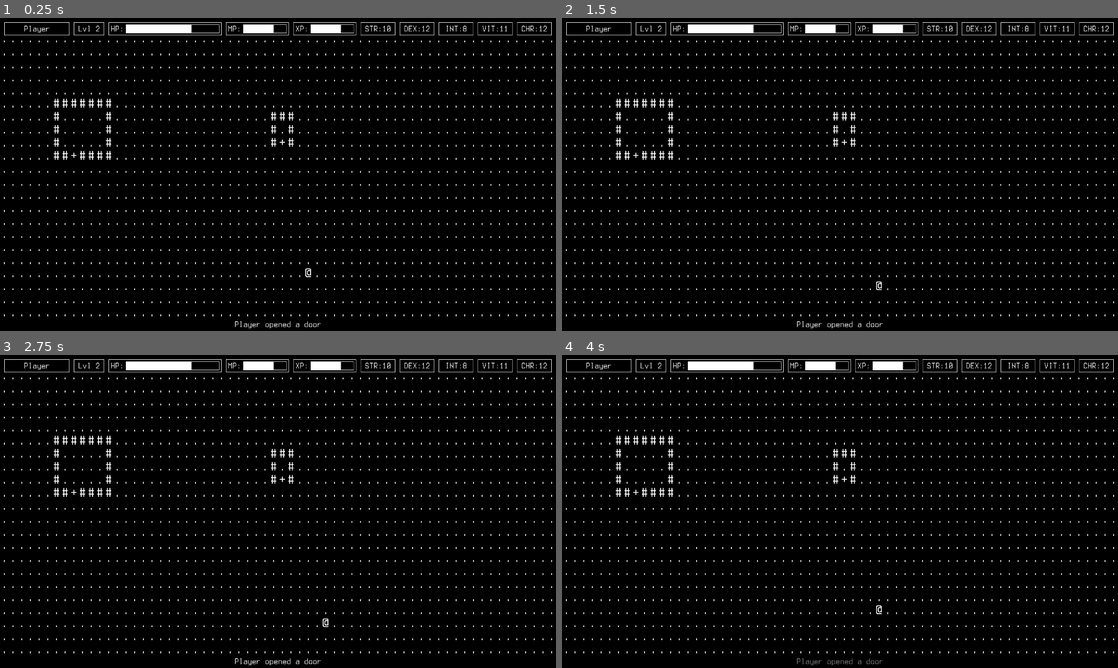
Above: before the commit, frames 1-4 (two rows, left to right).
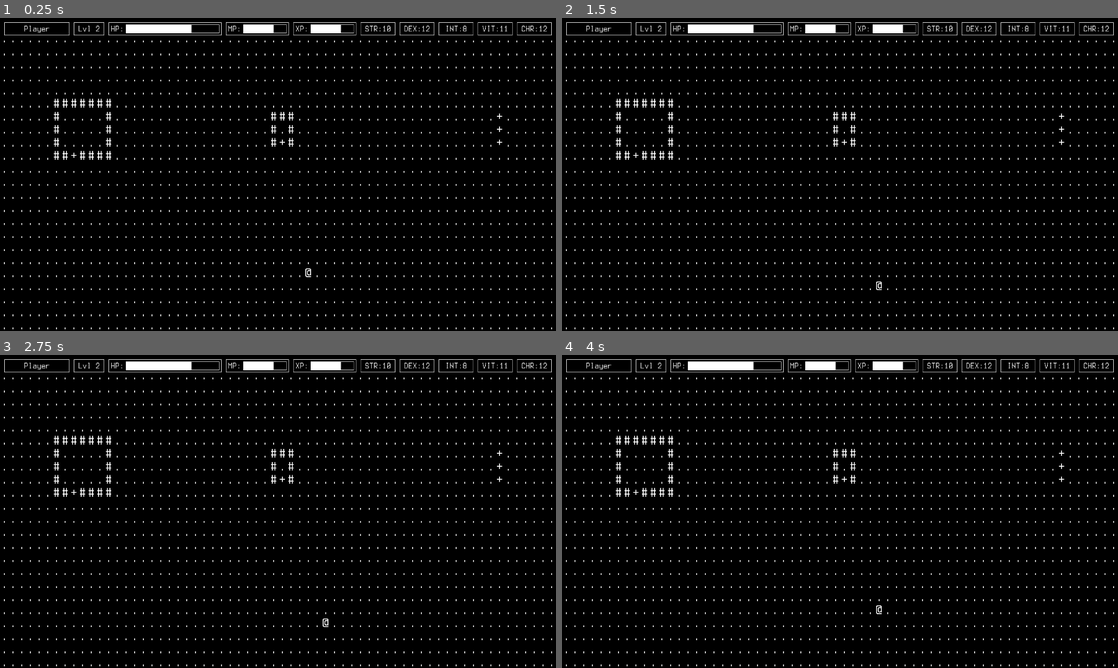
Above: after the commit, the same moments.

Repository: Coronyt/winternocte
Game: Godot game, scene res://game/world.tscn
The game is run twice, just before and just after one commit, with the same random seed, the same clock (stepped at 60 frames per second) and the same inputs.
Inputs:
- Up to frame 1 (0.25 s): no input
- Up to frame 2 (1.5 s): tap Enter at 0.5 s; hold Right (right) 0.53-1.28 s; tap Space at 1.25 s; hold Down (down) from 1.28 s (still down)
- Up to frame 3 (2.75 s): tap Enter at 2 s; release Down (down) at 2.03 s; hold Right (right) from 2.03 s (still down)
- Up to frame 4 (4 s): tap Space at 2.75 s; release Right (right) at 2.78 s; hold Up (up) 2.78-3.53 s; hold Left (left) from 3.53 s (still down)

The runs differ from the first frame. In frame 1, 0.3% of the frame differs, in the area x 0-100%, y 30-100%; in frame 2, 0.3%; in frame 3, 0.3%; in frame 4, 0.2%.

Commit message:
Opening door sends message to event log

Diff:
--- a/game/ui/log.tscn
+++ b/game/ui/log.tscn
@@ -1,7 +1,6 @@
-[gd_scene load_steps=3 format=3 uid="uid://13ivy26mprof"]
+[gd_scene load_steps=2 format=3 uid="uid://13ivy26mprof"]
 
 [ext_resource type="Script" uid="uid://d3i1gug1dcdky" path="res://src/game/ui/log.gd" id="1_snhvb"]
-[ext_resource type="PackedScene" uid="uid://c1udaga2s5dh5" path="res://game/ui/log_message.tscn" id="2_bwoix"]
 
 [node name="_log" type="Control"]
 layout_mode = 3
@@ -18,6 +17,3 @@
 offset_bottom = 40.0
 theme_override_constants/separation = 0
 alignment = 2
-
-[node name="_log_message" parent="_log_window" instance=ExtResource("2_bwoix")]
-layout_mode = 2
--- a/game/ui/log_message.tscn
+++ b/game/ui/log_message.tscn
@@ -55,7 +55,6 @@
 offset_bottom = 30.0
 theme_override_fonts/normal_font = ExtResource("1_uehj1")
 theme_override_font_sizes/normal_font_size = 20
-text = "Player opened a door"
 horizontal_alignment = 1
 vertical_alignment = 1
 
--- a/game/world.tscn
+++ b/game/world.tscn
@@ -1391,6 +1391,21 @@
 [node name="Door2" type="Node" parent="_entities"]
 script = ExtResource("6_sdcdd")
 pos_x = 32
+pos_y = 9
+
+[node name="Door3" type="Node" parent="_entities"]
+script = ExtResource("6_sdcdd")
+pos_x = 57
+pos_y = 7
+
+[node name="Door4" type="Node" parent="_entities"]
+script = ExtResource("6_sdcdd")
+pos_x = 57
+pos_y = 8
+
+[node name="Door5" type="Node" parent="_entities"]
+script = ExtResource("6_sdcdd")
+pos_x = 57
 pos_y = 9
 
 [node name="Player" type="Node" parent="_entities"]
--- a/src/entities/door.gd
+++ b/src/entities/door.gd
@@ -3,16 +3,19 @@
 @export var pos_x: int
 @export var pos_y: int
 
-#var closed: bool
+var closed: bool
 
 func _init():
 	self.id = 2
-	#self.closed = true
+	self.closed = true
 
 func _ready():
 	self.pos.x = pos_x
 	self.pos.y = pos_y
 
 func open():
-	#self.closed = false
-	self.id = 3
+	if self.closed:
+		self.closed = false
+		self.id = 3
+		# send message to event log
+		Game.log.log_event("Player opened a door")
--- a/src/game/game.gd
+++ b/src/game/game.gd
@@ -2,6 +2,8 @@
 
 var active_canvas: Canvas
 var active_entities: EntityGroup
+
+var log: Log
 
 var demo_level = [
 	[1,1,1,1,1,1,1,1,1,1,1,1,1,1,1,1,1,1,1,1,1,1,1,1,1,1,1,1,1,1,1,1,1,1,1,1,1,1,1,1,1,1,1,1,1,1,1,1,1,1,1,1,1,1,1,1,1,1,1,1,1,1,1,1],
--- a/src/game/ui/log.gd
+++ b/src/game/ui/log.gd
@@ -1,3 +1,11 @@
 class_name Log extends Node
 
+const LogMessage = preload("res://game/ui/log_message.tscn")
+
 @onready var _log_window = $_log_window
+
+# create a new log_message instance and add it as a child of log_window
+func log_event(message: String):
+	var new_log_message = LogMessage.instantiate()
+	new_log_message.set_message_body(message)
+	_log_window.add_child(new_log_message)
--- a/src/game/ui/log_message.gd
+++ b/src/game/ui/log_message.gd
@@ -1,9 +1,20 @@
 extends Node
 
-@onready var anim = $_log_message_anim
+@onready var anim: AnimationPlayer = $_log_message_anim
+@onready var body: RichTextLabel = $_log_message_body
+
+var message: String
+
+func _ready():
+	self.body.text = self.message
 
 func _on_log_message_timer_timeout():
 	anim.play("fade")
 
 func _on_log_message_animation_finished(_anim_name):
 	self.queue_free()
+
+func set_message_body(message: String):
+	# can't set self.body.text directly, must wait for node to enter scene tree first
+	# so we store the string locally until _ready() can load it into the node
+	self.message = message
--- a/src/world/world.gd
+++ b/src/world/world.gd
@@ -1,11 +1,12 @@
 extends Node
 
-@onready var _log: Log = $_log
 @onready var _canvas: Canvas = $_canvas
 @onready var _entities: EntityGroup = $_entities
+@onready var _log: Log = $_log
 
 func _ready():
 	Game.update_cells(_canvas) # TODO - pass level as arg
 	Game.render_entities(_canvas, _entities)
 	Game.active_canvas = _canvas
 	Game.active_entities = _entities
+	Game.log = _log
